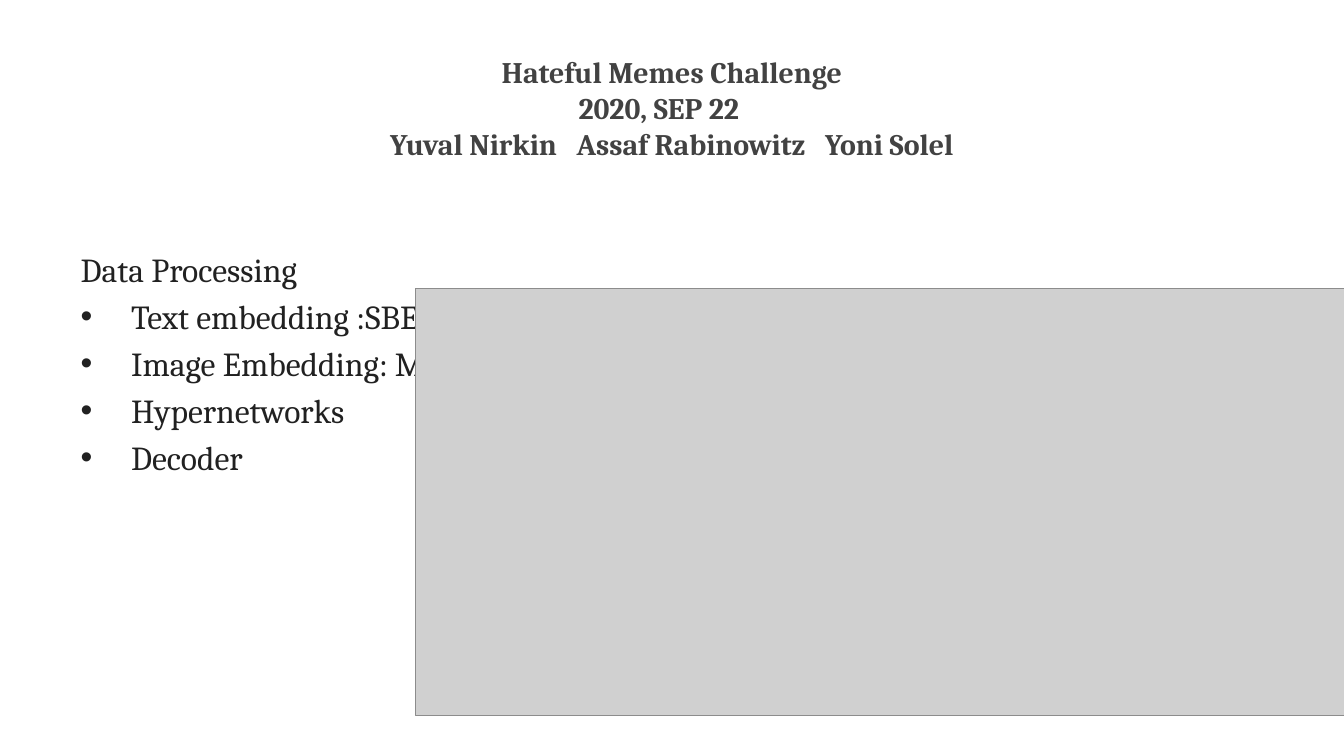
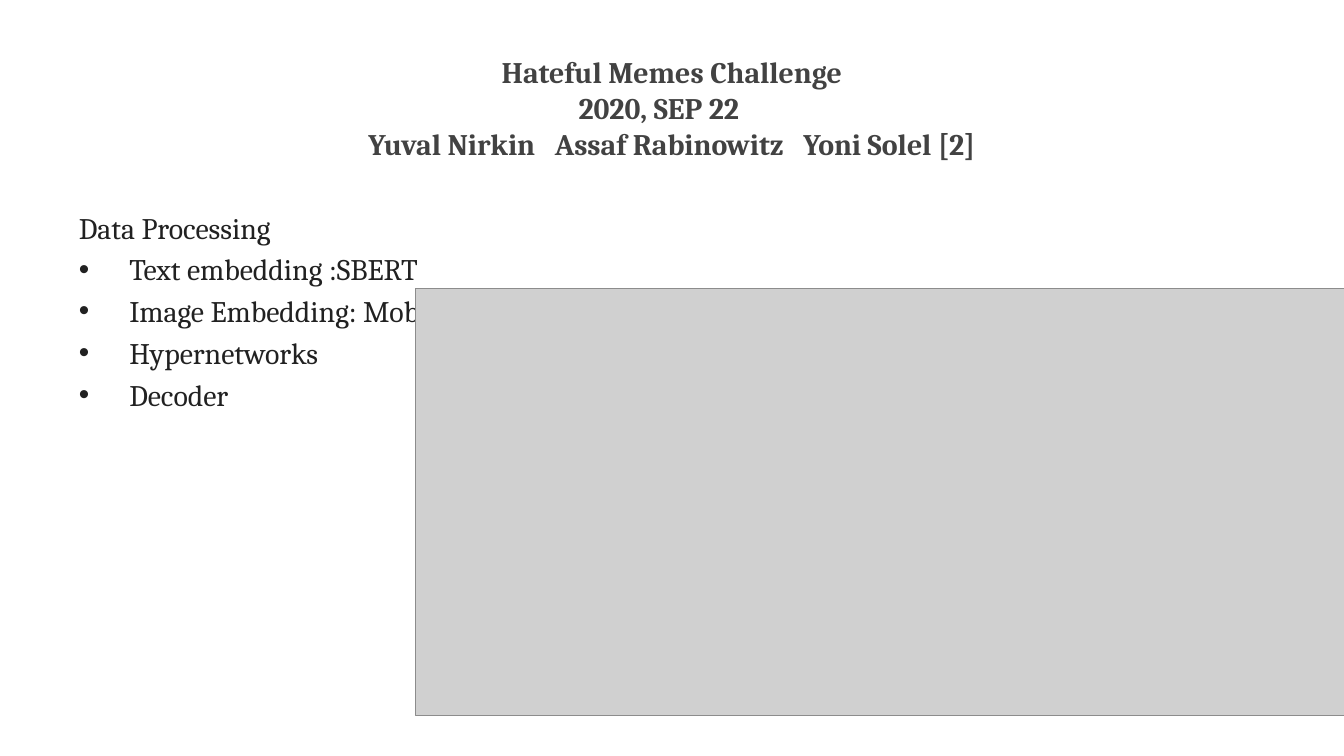
Before and after one commit to VarunBohara/Mini-Project-Documents, a slide deck: slide 8 of MINI PROJECT REVIEW.pptx. Drawn at 1344x756 pixels with LibreOffice and Linux fonts; fonts in the diff are those of the drawing; grey boxes stand for pictures. Boxes give left, top, right and bottom in pixels: in the first picture for what was removed or moved away, otherwise in the second. Text is boxed around its words. In the diff, an @@ line names an element or a change of style, - is before the commit and + after.

```diff
--- a/MINI PROJECT REVIEW.pptx
+++ b/MINI PROJECT REVIEW.pptx
@@ title at [368,62,975,160]: text changed @@
-Hateful Memes Challenge
-2020, SEP 22
-Yuval Nirkin Assaf Rabinowitz Yoni Solel
+Hateful Memes Challenge
+2020, SEP 22
+Yuval Nirkin Assaf Rabinowitz Yoni Solel [2]
@@ text "Data Processing": place and size @@
-text "Data Processing" at [81,259,577,471]
+text "Data Processing" at [79,219,524,407]
@@ text "Data Processing" at [79,219,524,407]: size 18 to 16 pt @@
```
Also in this commit, not shown: 11 other slides changed.
